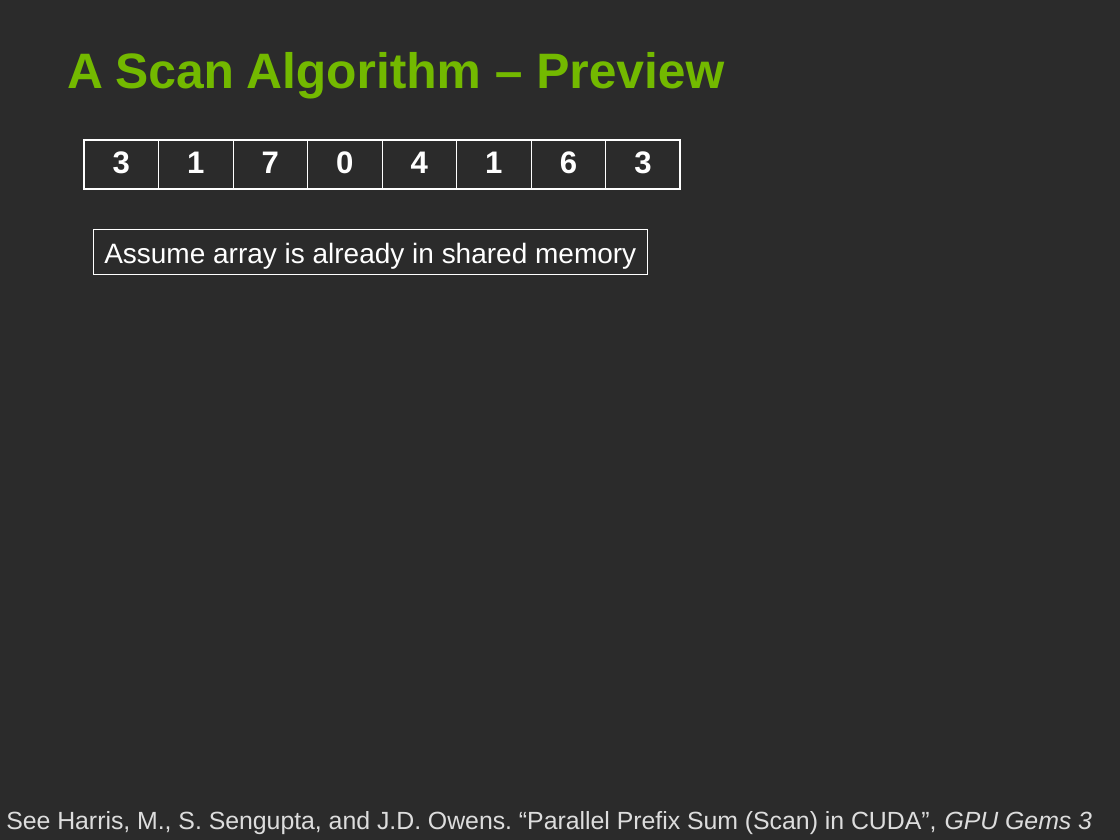
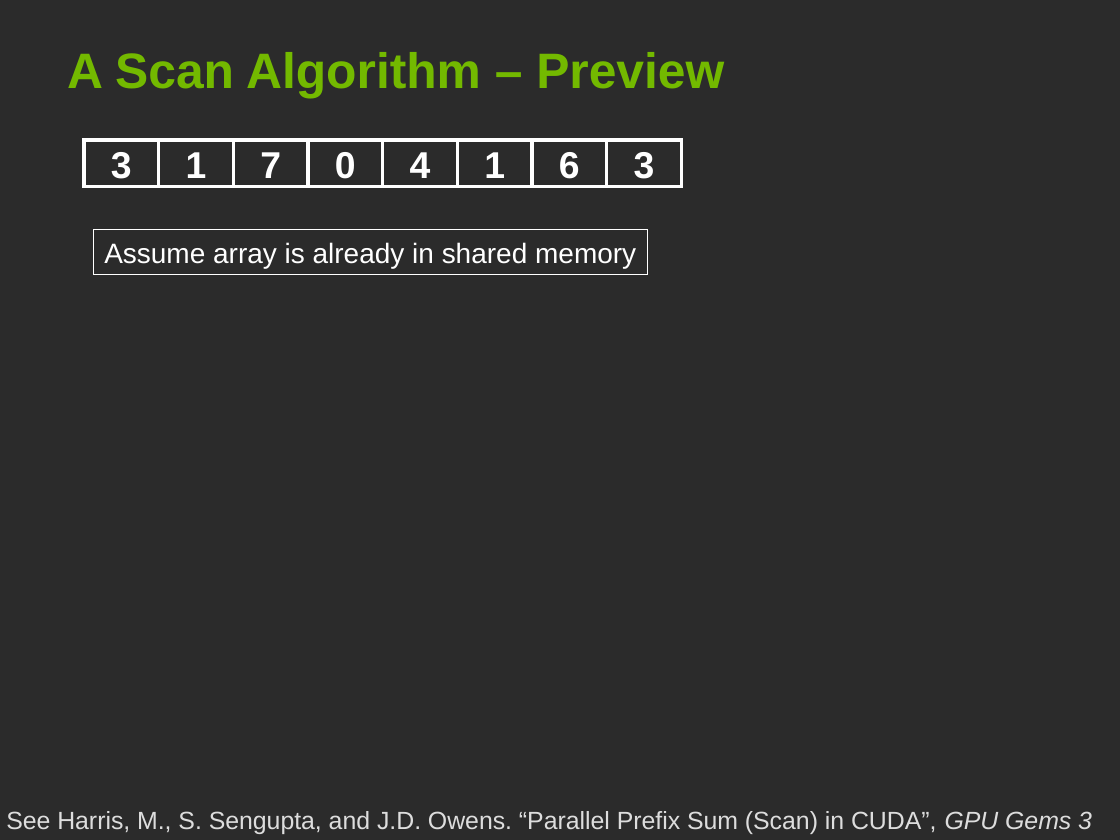
Before and after one commit to deeperlearning/stanford-cs193g-sp2010, a slide deck: slide 33 of lectures/lecture_6/parallel_patterns_1.ppt (slide 18 before the commit). Drawn at 1120x840 pixels with LibreOffice and Linux fonts; fonts in the diff are those of the drawing; background and template pictures are left out; a plain dark background stands for a picture behind light text. Boxes give left, top, right and bottom in pixels: in the first picture for what was removed or moved away, otherwise in the second. Text is boxed around its words. In the diff, an @@ line names an element or a change of style, - is before the commit and + after.

```diff
--- a/lectures/lecture_6/parallel_patterns_1.ppt
+++ b/lectures/lecture_6/parallel_patterns_1.ppt
@@ table removed at box(84, 140, 678, 188), 1 rows, 8 columns @@
-3 | 1 | 7 | 0 | 4 | 1 | 6 | 3
@@ group added at box(84, 140, 682, 187): 8 rectangles @@
+3
+1
+7
+0
+4
+1
+6
+3
```
Also in this commit, not shown: 12 other slides changed, 21 slides added, 3 slides removed, 1 other file.
